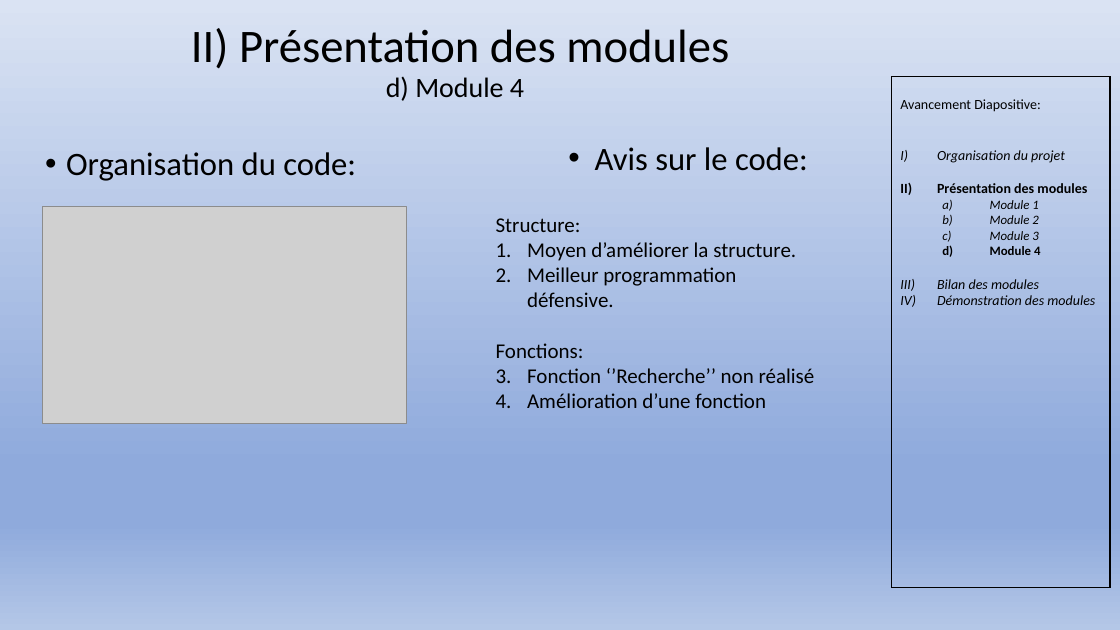
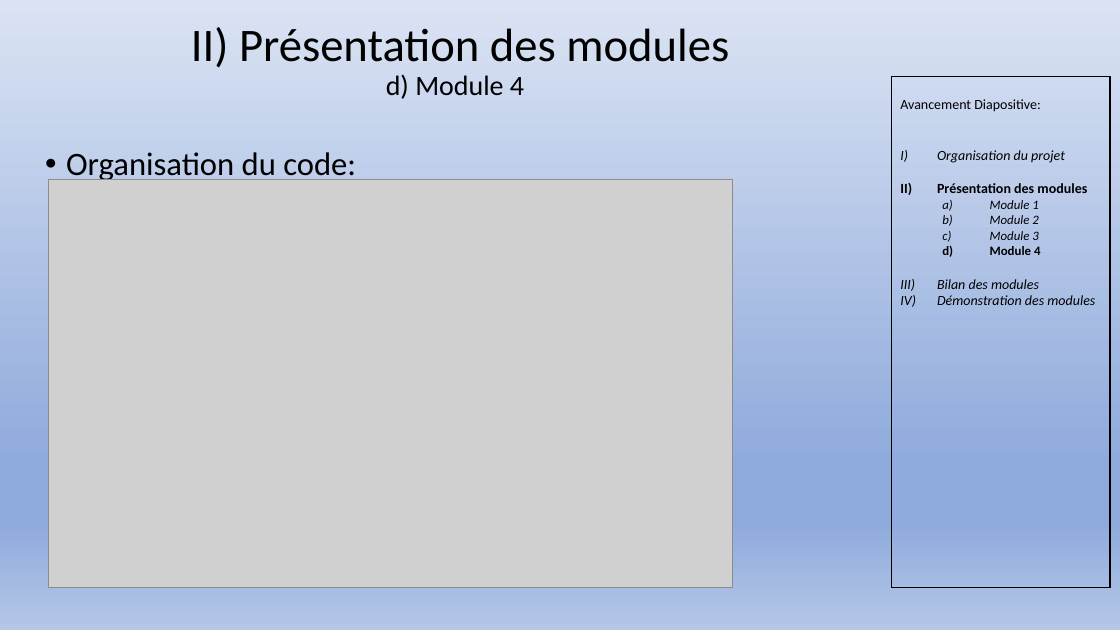
Before and after one commit to Exia-Jellyfish/UE-1-Projet-Grp7, a slide deck: slide 8 of PROJET 1 UE 1 diapositive.pptx. Drawn at 1120x630 pixels with LibreOffice and Linux fonts; fonts in the diff are those of the drawing; grey boxes stand for pictures. Boxes give left, top, right and bottom in pixels: in the first picture for what was removed or moved away, otherwise in the second. Text is boxed around its words. In the diff, an @@ line names an element or a change of style, - is before the commit and + after.

```diff
--- a/PROJET 1 UE 1 diapositive.pptx
+++ b/PROJET 1 UE 1 diapositive.pptx
@@ text removed at bbox=[595, 147, 808, 171] @@
-• Avis sur le code:
@@ picture: place and size @@
-picture at bbox=[43, 207, 406, 423]
+picture at bbox=[48, 180, 733, 587]
@@ text removed at bbox=[496, 218, 815, 408] @@
-Structure:
-1. Moyen d’améliorer la structure.
-2. Meilleur programmation défensive.
-Fonctions:
-1. Fonction ‘’Recherche’’ non réalisé
-2. Amélioration d’une fonction
```
Also in this commit, not shown: 1 slide added, 6 other files.
